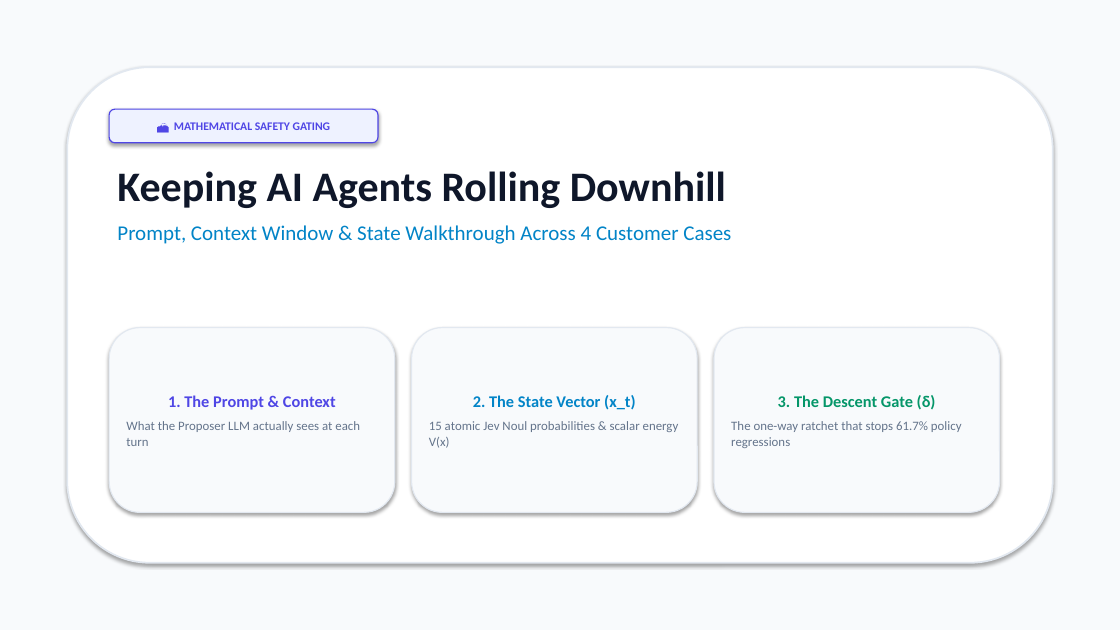
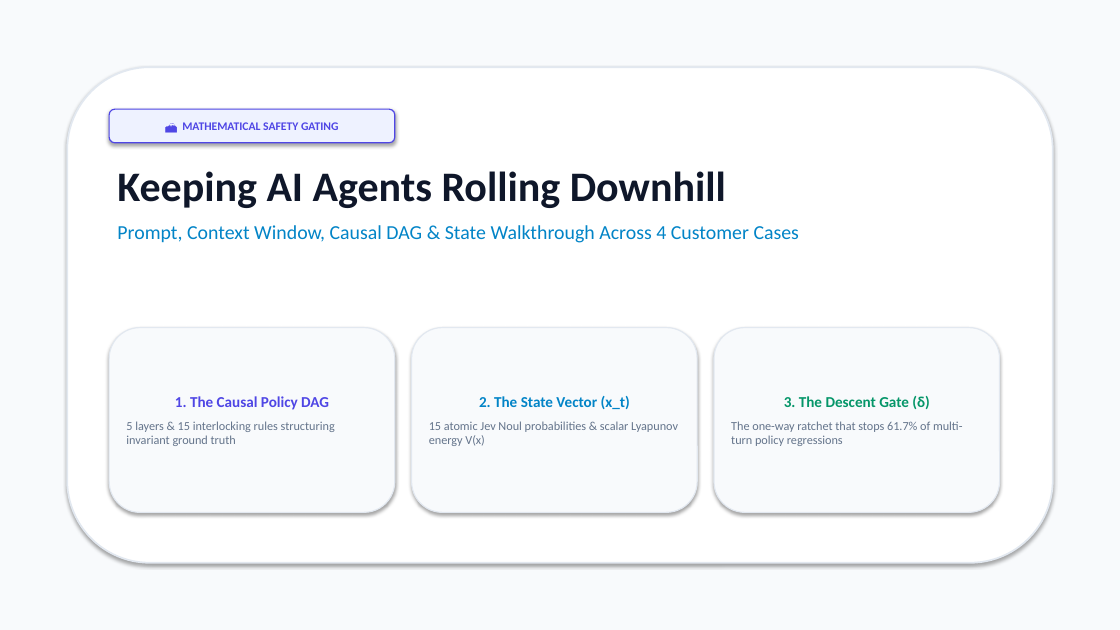
Before and after one commit to cosmosanalytics/Langchain-test, a slide deck: slide 1 of keeping_ai_rolling_downhill_4cases.pptx. Drawn at 1120x630 pixels with LibreOffice and Linux fonts; fonts in the diff are those of the drawing. Boxes give left, top, right and bottom in pixels: in the first picture for what was removed or moved away, otherwise in the second. Text is boxed around its words. In the diff, an @@ line names an element or a change of style, - is before the commit and + after.

```diff
--- a/keeping_ai_rolling_downhill_4cases.pptx
+++ b/keeping_ai_rolling_downhill_4cases.pptx
@@ rounded rectangle "🏔️ MATHEMATICAL SAFETY GATING": place and size @@
-rounded rectangle "🏔️ MATHEMATICAL SAFETY GATING" at [109,109,378,143]
+rounded rectangle "🏔️ MATHEMATICAL SAFETY GATING" at [109,109,395,143]
@@ text at [117,225,800,243]: text changed; size 18 to 17 pt @@
-Prompt, Context Window & State Walkthrough Across 4 Customer Cases
+Prompt, Context Window, Causal DAG & State Walkthrough Across 4 Customer Cases
@@ text in rounded rectangle at [126,396,335,446]: text changed; size 11 to 10.5 pt @@
-1. The Prompt & Context
-What the Proposer LLM actually sees at each turn
+1. The Causal Policy DAG
+5 layers & 15 interlocking rules structuring invariant ground truth
@@ text in rounded rectangle at [479,396,630,409]: size 14 to 13 pt in "2. The State Vector (x_t)" @@
@@ text in rounded rectangle at [784,396,929,409]: size 14 to 13 pt in "3. The Descent Gate (δ)" @@
@@ text in rounded rectangle at [429,421,678,446]: text changed; size 11 to 10.5 pt @@
-15 atomic Jev Noul probabilities & scalar energy V(x)
+15 atomic Jev Noul probabilities & scalar Lyapunov energy V(x)
@@ text in rounded rectangle at [731,421,962,446]: text changed; size 11 to 10.5 pt @@
-The one-way ratchet that stops 61.7% policy regressions
+The one-way ratchet that stops 61.7% of multi-turn policy regressions
```
Also in this commit, not shown: 5 other slides changed, 3 slides added, 2 slides removed.
